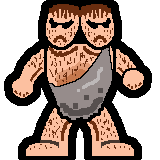
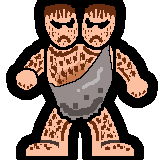
The second (160, 160) image is a revision of the first. Changes to its layers:
showed "New Layer#44" over (44, 4, 77, 45)
showed "New Layer#43" over (44, 4, 78, 47)
showed "New Layer#37" over (83, 4, 116, 45)
showed "New Layer#38" over (82, 4, 116, 47)
hid "New Layer#41" over (80, 4, 113, 45)
hid "New Layer#42" over (80, 4, 114, 47)
hid "New Layer#35" over (47, 4, 80, 45)
hid "New Layer#30" over (46, 4, 80, 47)
hid "New Layer#31" over (43, 1, 84, 50)
hid "New Layer#28" over (76, 1, 117, 50)
showed "New Layer#45" over (40, 1, 81, 50)
showed "New Layer#40" over (79, 1, 120, 50)
painted on "New Layer#33" over (50, 54, 93, 84)
hid "New Layer#11" over (12, 78, 33, 98)
showed "New Layer#15" over (14, 68, 38, 92)
hid "New Layer#14" over (121, 68, 146, 92)
showed "New Layer#5" over (127, 78, 148, 98)
painted on "New Layer#34" over (24, 53, 135, 151)
painted on "New Layer#8" over (4, 0, 158, 160)
